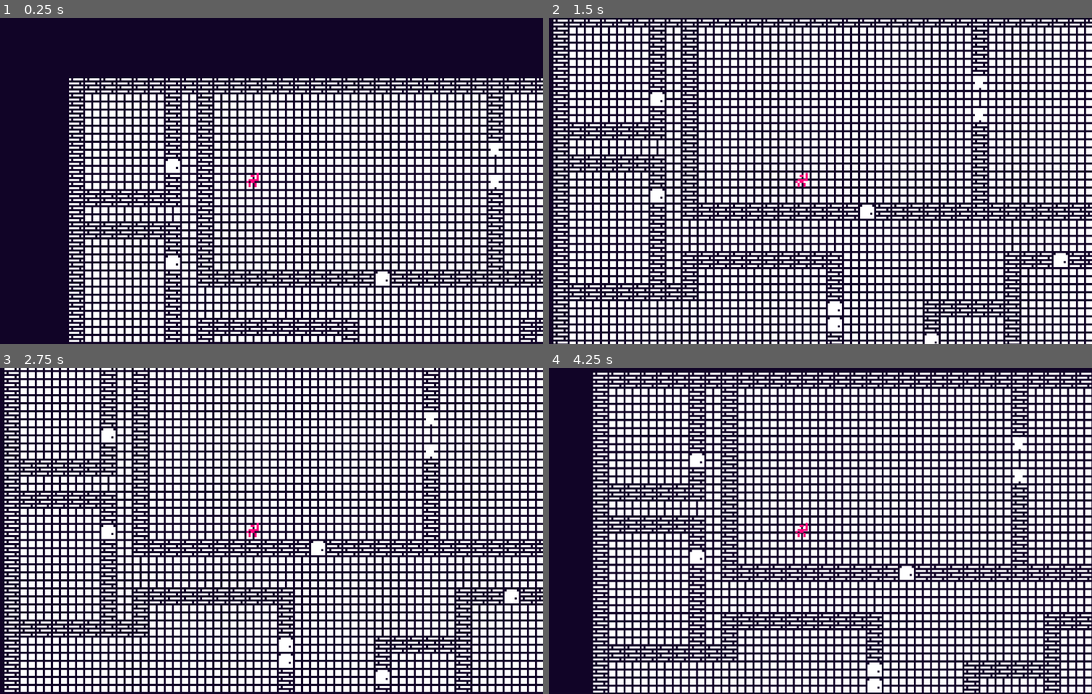
Above: before the commit, frames 1-4 (two rows, left to right).
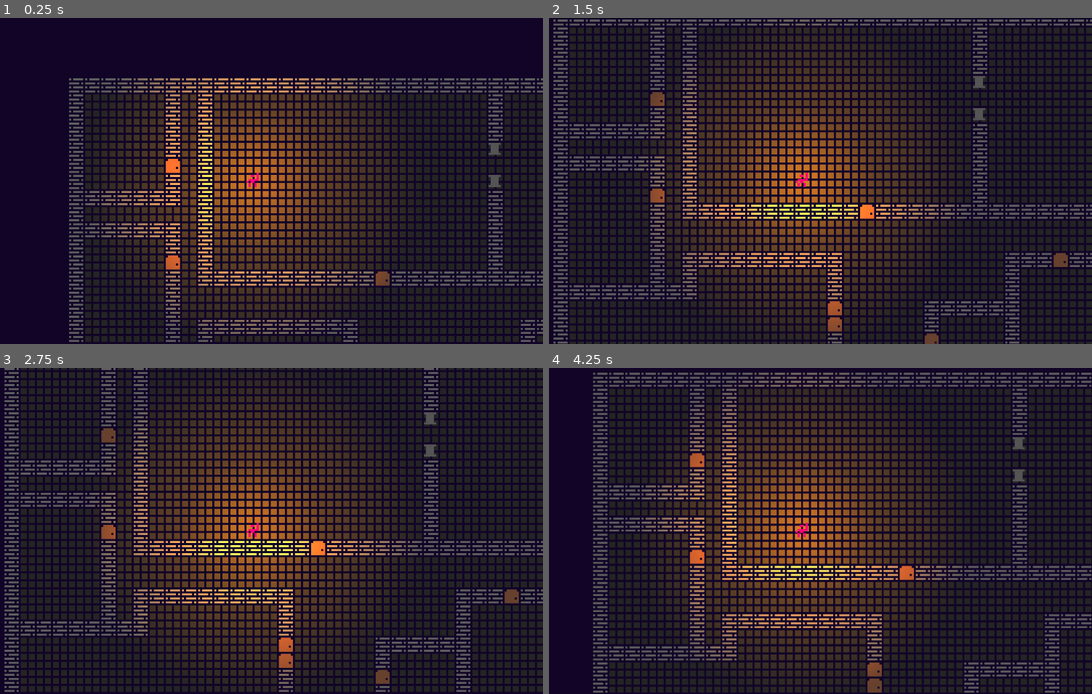
Above: after the commit, the same moments.

Repository: Hamblok0/Gremory
Game: Godot game, scene res://scenes/game.tscn
Same seed, same stepped clock (60 frames per second), same inputs: the game is played once before the commit and once after it.
Inputs:
- Up to frame 1 (0.25 s): no input
- Up to frame 2 (1.5 s): tap Enter at 0.5 s; hold M (player_downright) 0.53-1.28 s; hold J (player_down) from 1.28 s (still down)
- Up to frame 3 (2.75 s): tap Space at 2 s; release J (player_down) at 2.03 s; hold M (player_downright) from 2.03 s (still down)
- Up to frame 4 (4.25 s): tap Enter at 2.75 s; release M (player_downright) at 2.78 s; hold K (player_up) 2.78-3.53 s; hold N (player_downleft) from 3.53 s (still down)

The runs differ from the first frame. In frame 1, 42% of the frame differs, in the area x 12-100%, y 18-100%; in frame 2, 61%, in the area x 0-100%, y 0-100%; in frame 3, 60%; in frame 4, 59%.

Commit message:
Map colors
- Added modulations to some immediately useful tiles with proper color scheme

Diff:
--- a/resources/master_tile.tres
+++ b/resources/master_tile.tres
@@ -19,23 +19,30 @@
 texture = ExtResource("1_a5t50")
 texture_region_size = Vector2i(32, 32)
 0:0/0 = 0
+0:0/0/modulate = Color(0.164706, 0.192157, 0.0509804, 1)
 1:0/0 = 0
 2:0/0 = 0
 3:0/0 = 0
 4:0/0 = 0
 5:0/0 = 0
+5:0/0/modulate = Color(0.0745098, 0.505882, 0.156863, 1)
 6:0/0 = 0
+6:0/0/modulate = Color(0.0745098, 0.505882, 0.156863, 1)
 7:0/0 = 0
 8:0/0 = 0
 9:0/0 = 0
 10:0/0 = 0
 11:0/0 = 0
 0:1/0 = 0
+0:1/0/modulate = Color(0.117647, 0.254902, 0.333333, 1)
 1:1/0 = 0
+1:1/0/modulate = Color(0.117647, 0.254902, 0.333333, 1)
 2:1/0 = 0
 3:1/0 = 0
 4:1/0 = 0
+4:1/0/modulate = Color(0.909804, 0.294118, 0.294118, 1)
 5:1/0 = 0
+5:1/0/modulate = Color(0.909804, 0.294118, 0.294118, 1)
 6:1/0 = 0
 7:1/0 = 0
 8:1/0 = 0
@@ -54,6 +61,7 @@
 21:1/0 = 0
 22:1/0 = 0
 0:2/0 = 0
+0:2/0/modulate = Color(0.368627, 0.368627, 0.368627, 1)
 0:2/0/occlusion_layer_0/polygon_0/polygon = SubResource("OccluderPolygon2D_nsycn")
 0:2/0/physics_layer_0/polygon_0/points = PackedVector2Array(-16, -16, 16, -16, 16, 16, -16, 16)
 1:2/0 = 0
@@ -63,21 +71,27 @@
 5:2/0 = 0
 6:2/0 = 0
 7:2/0 = 0
+7:2/0/modulate = Color(0.368627, 0.368627, 0.368627, 1)
 7:2/0/occlusion_layer_0/polygon_0/polygon = SubResource("OccluderPolygon2D_qtpv7")
 8:2/0 = 0
+8:2/0/modulate = Color(0.141176, 0.141176, 0.141176, 1)
 9:2/0 = 0
 10:2/0 = 0
 11:2/0 = 0
 12:2/0 = 0
 13:2/0 = 0
+13:2/0/modulate = Color(0.4, 0.254902, 0.176471, 1)
 13:2/0/occlusion_layer_0/polygon_0/polygon = SubResource("OccluderPolygon2D_bqnh5")
 13:2/0/physics_layer_0/polygon_0/points = PackedVector2Array(-16, -16, 16, -16, 16, 16, -16, 16)
 13:2/0/custom_data_0 = true
 14:2/0 = 0
+14:2/0/modulate = Color(0.4, 0.254902, 0.176471, 1)
 15:2/0 = 0
+15:2/0/modulate = Color(0.4, 0.254902, 0.176471, 1)
 15:2/0/physics_layer_0/polygon_0/points = PackedVector2Array(-16, -16, 16, -16, 16, 16, -16, 16)
 15:2/0/custom_data_0 = true
 16:2/0 = 0
+16:2/0/modulate = Color(0.4, 0.254902, 0.176471, 1)
 17:2/0 = 0
 18:2/0 = 0
 19:2/0 = 0
@@ -127,6 +141,7 @@
 17:4/0 = 0
 18:4/0 = 0
 19:4/0 = 0
+19:4/0/modulate = Color(0.329412, 0.329412, 0.329412, 1)
 19:4/0/occlusion_layer_0/polygon_0/polygon = SubResource("OccluderPolygon2D_t16c2")
 20:4/0 = 0
 21:4/0 = 0
